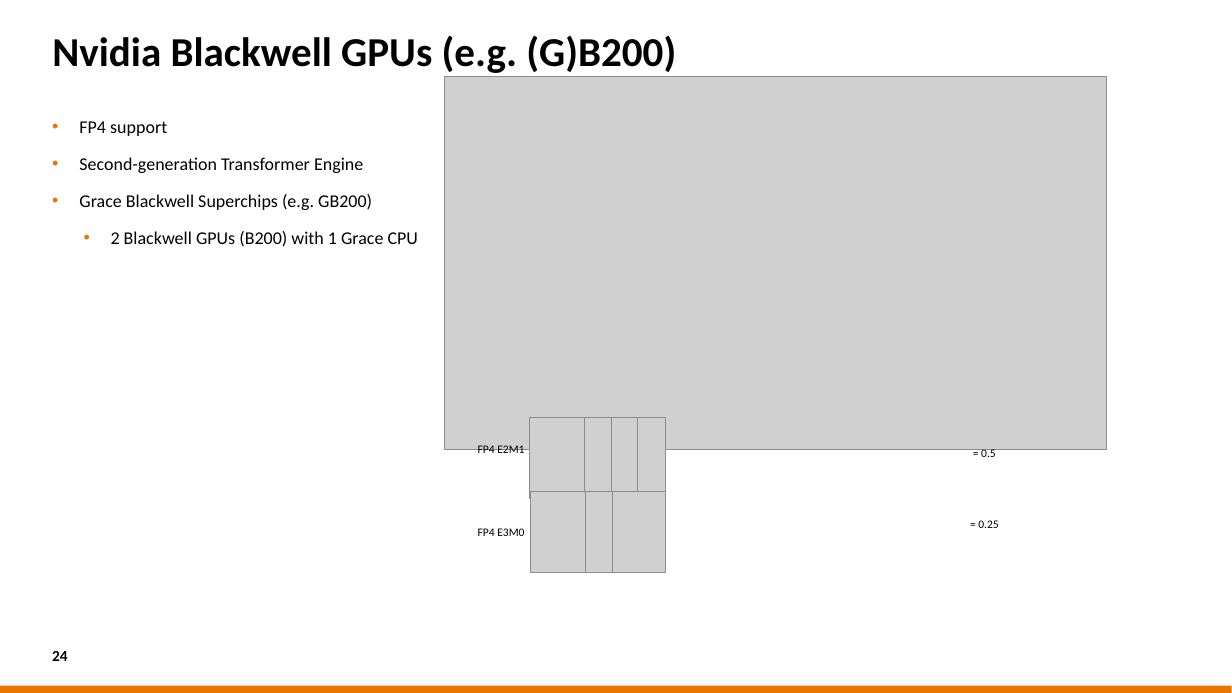
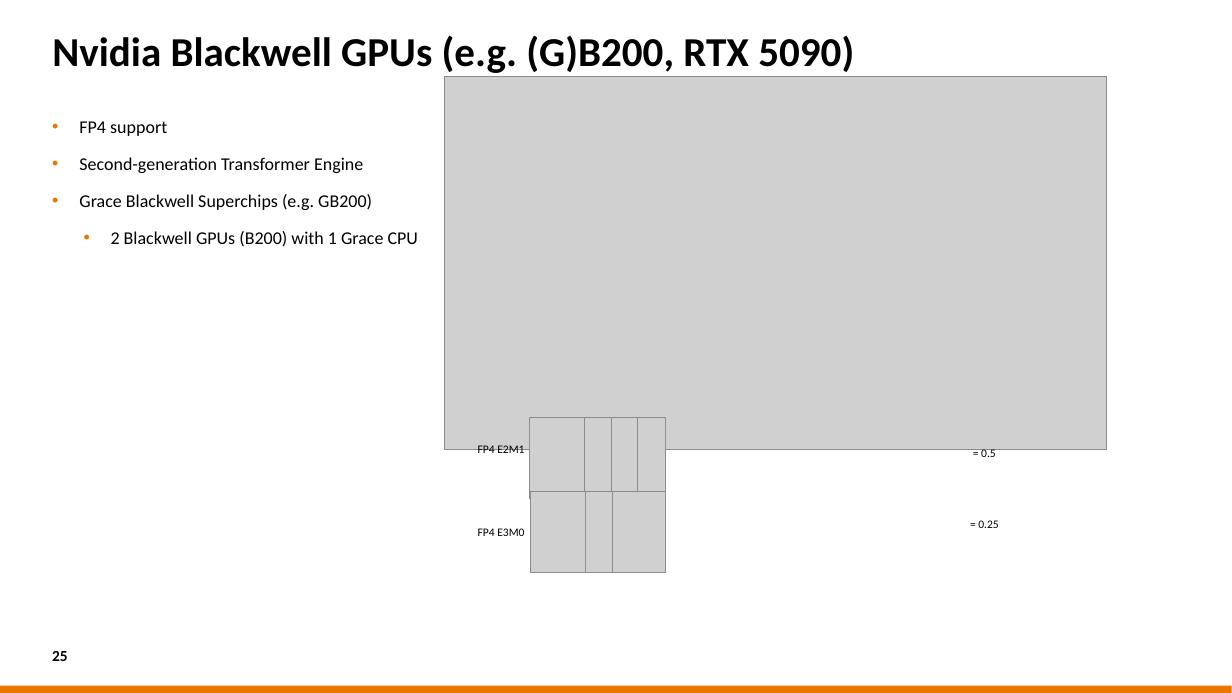
Before and after one commit to sara-nl/HPML-course-materials, a slide deck: slide 25 of Day2/slides/hw_and_software_features.pptx (slide 24 before the commit). Drawn at 1232x693 pixels with LibreOffice and Linux fonts; fonts in the diff are those of the drawing; grey boxes stand for pictures; background and template pictures are left out. Boxes give left, top, right and bottom in pixels: in the first picture for what was removed or moved away, otherwise in the second. Text is boxed around its words. In the diff, an @@ line names an element or a change of style, - is before the commit and + after.

```diff
--- a/Day2/slides/hw_and_software_features.pptx
+++ b/Day2/slides/hw_and_software_features.pptx
@@ title at box(52, 35, 854, 73): text changed @@
-Nvidia Blackwell GPUs (e.g. (G)B200)
+Nvidia Blackwell GPUs (e.g. (G)B200, RTX 5090)
@@ page number at box(52, 651, 68, 661): text changed @@
-24
+25
```
Also in this commit, not shown: 15 other slides changed, 1 slide added, 1 other file.
